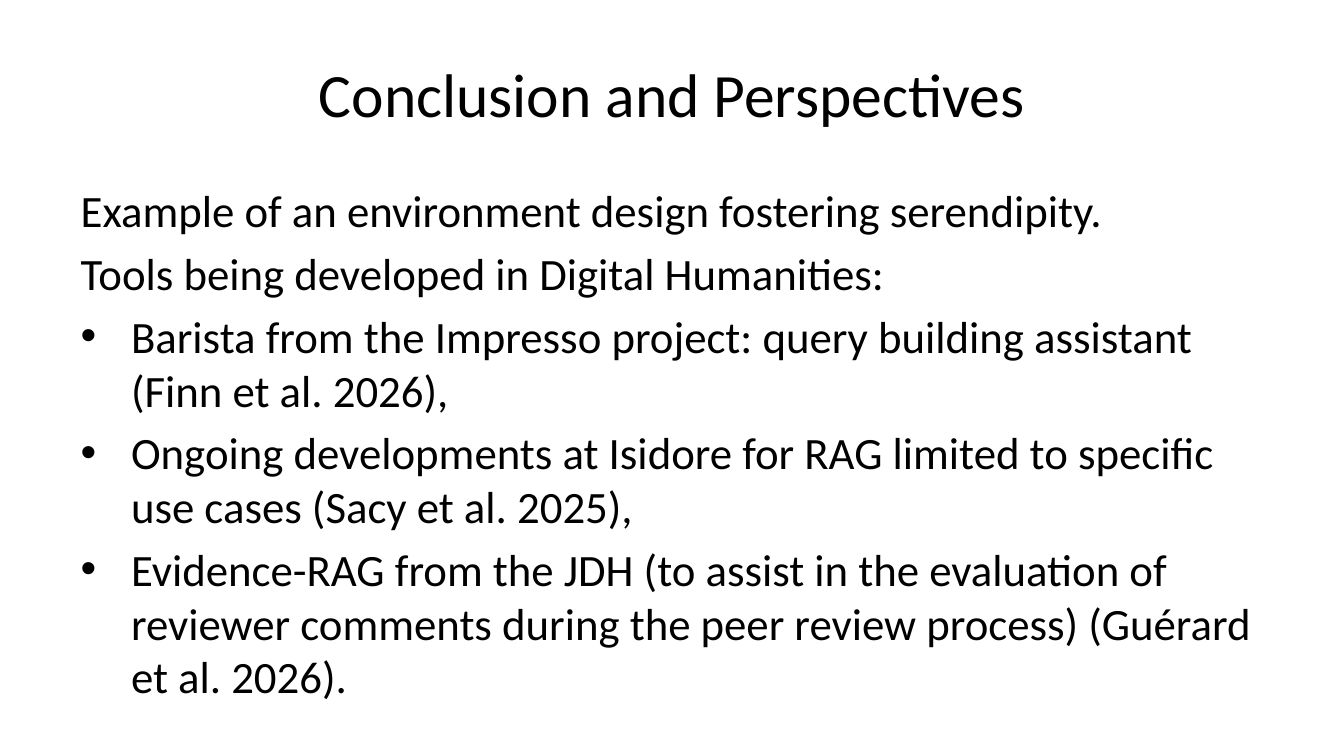
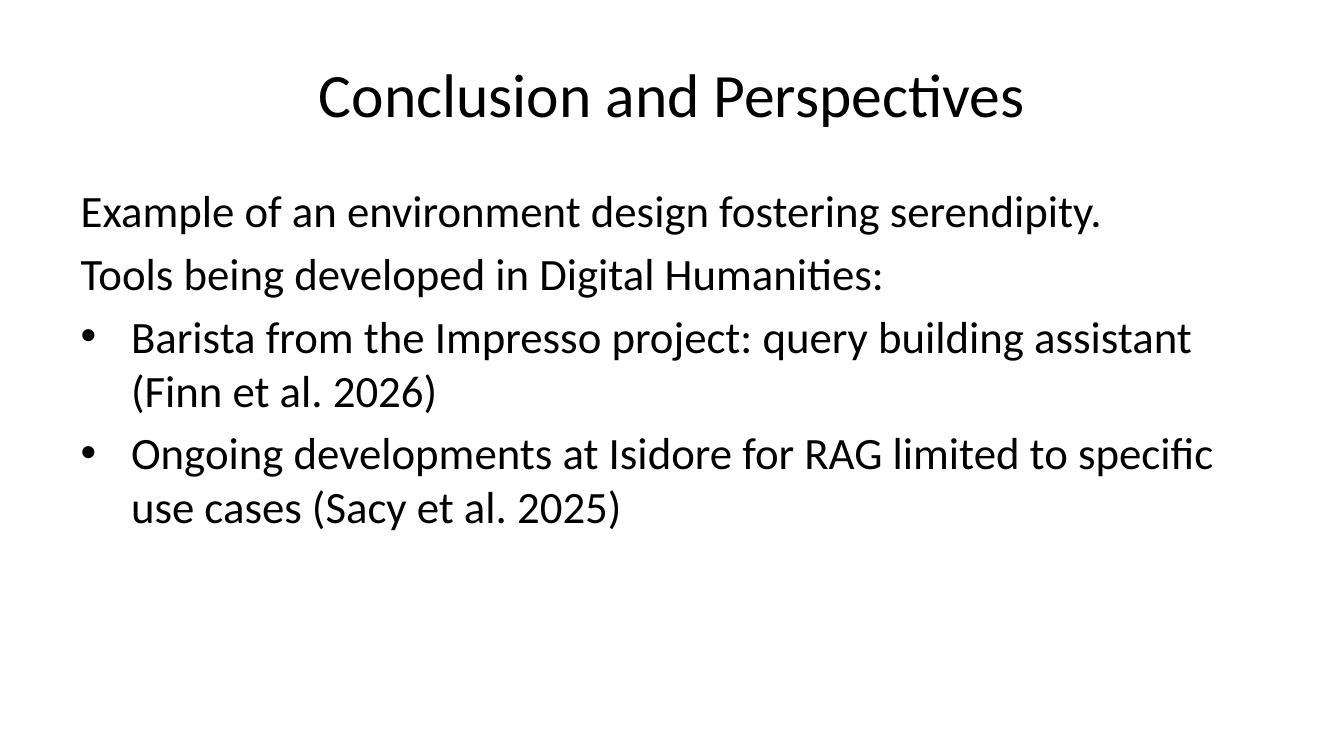
Before and after one commit to alexiaschn/blog, a slide deck: slide 24 of docs/slides/26-07-30_DH26_IEML-RS.pptx (slide 22 before the commit). Drawn at 1344x756 pixels with LibreOffice and Linux fonts; fonts in the diff are those of the drawing. Boxes give left, top, right and bottom in pixels: in the first picture for what was removed or moved away, otherwise in the second. Text is boxed around its words. In the diff, an @@ line names an element or a change of style, - is before the commit and + after.

```diff
--- a/docs/slides/26-07-30_DH26_IEML-RS.pptx
+++ b/docs/slides/26-07-30_DH26_IEML-RS.pptx
@@ text at (131,322,1213,531): text changed @@
-• Barista from the Impresso project: query building assistant (Finn et al. 2026),
-• Ongoing developments at Isidore for RAG limited to specific use cases (Sacy et al. 2025),
-• Evidence-RAG from the JDH (to assist in the evaluation of reviewer comments during the peer review process) (Guérard et al. 2026).
+• Barista from the Impresso project: query building assistant (Finn et al. 2026)
+• Ongoing developments at Isidore for RAG limited to specific use cases (Sacy et al. 2025)
```
Also in this commit, not shown: 12 other slides changed, 3 slides added, 1 slide removed, 22 other files.
